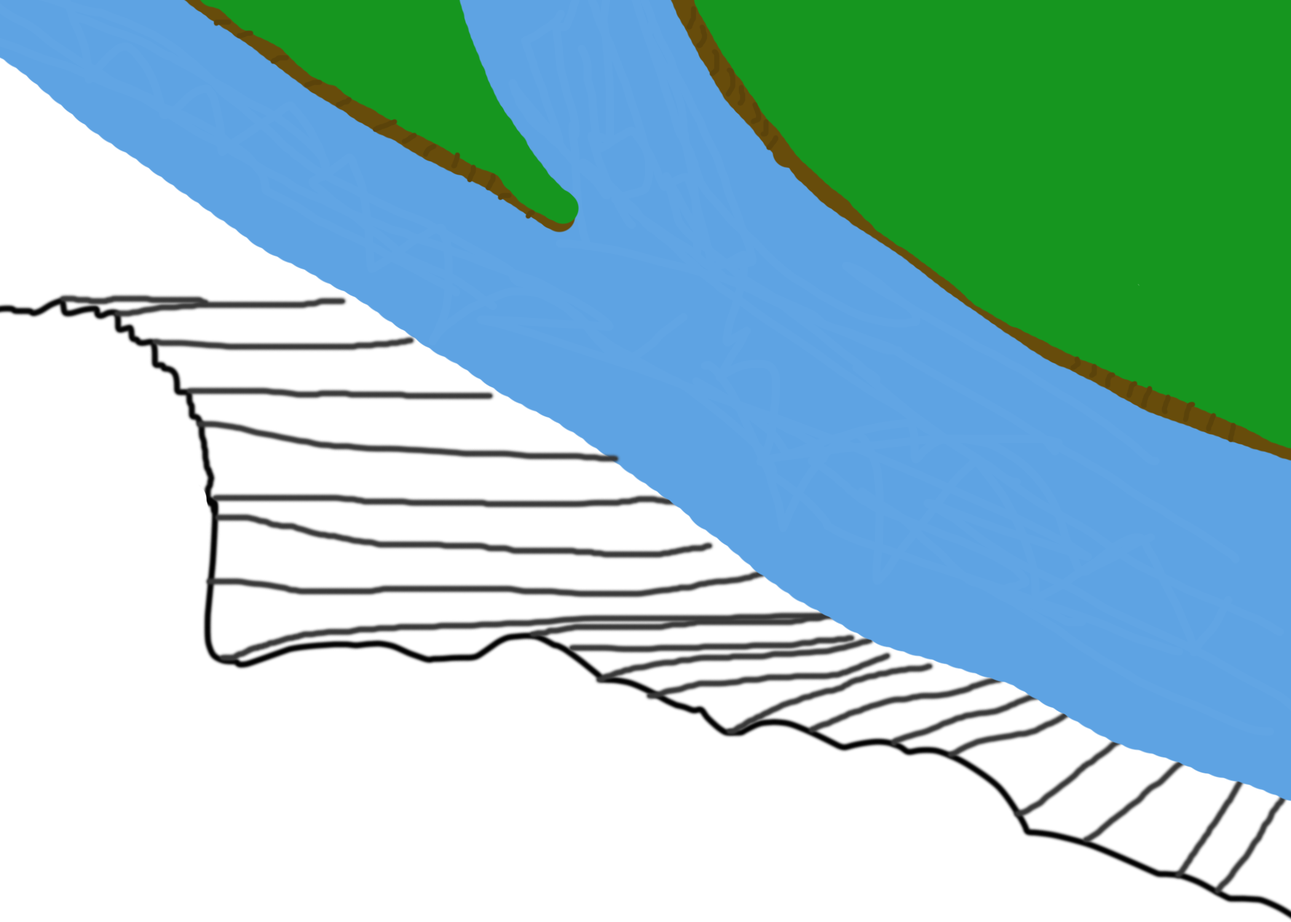
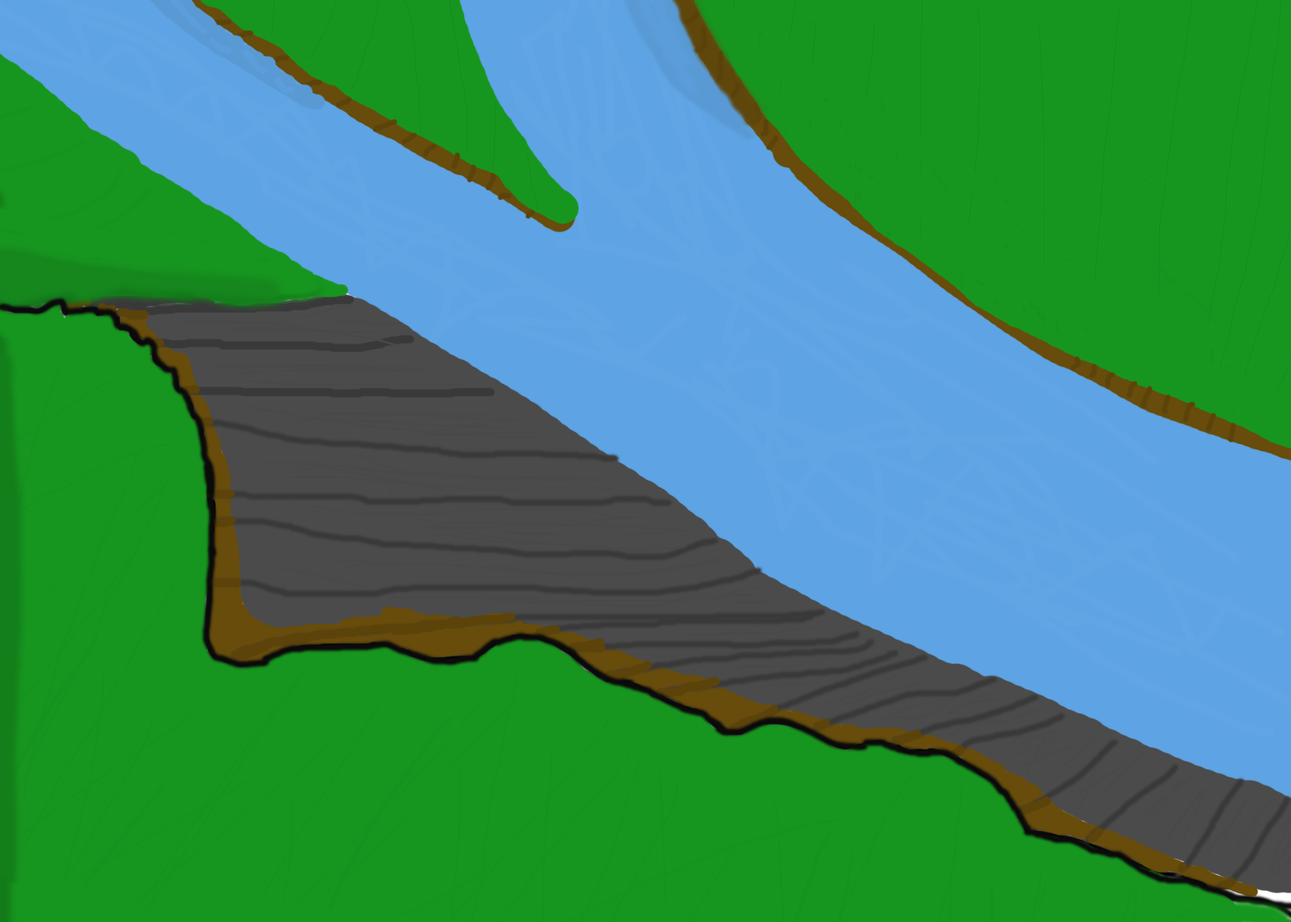
Before/after of a 1291x922 layered artwork. What changed in the layer stack:
added layer "Layer 3" above "Layer 1" over [left=0, top=295, right=1291, bottom=922]
added layer "Layer 1" above "Layer 2" over [left=0, top=0, right=1291, bottom=922]
added layer "Layer 2" above "Layer 0" over [left=118, top=293, right=1291, bottom=899]
added layer "Layer 0" over [left=0, top=0, right=1291, bottom=922]
